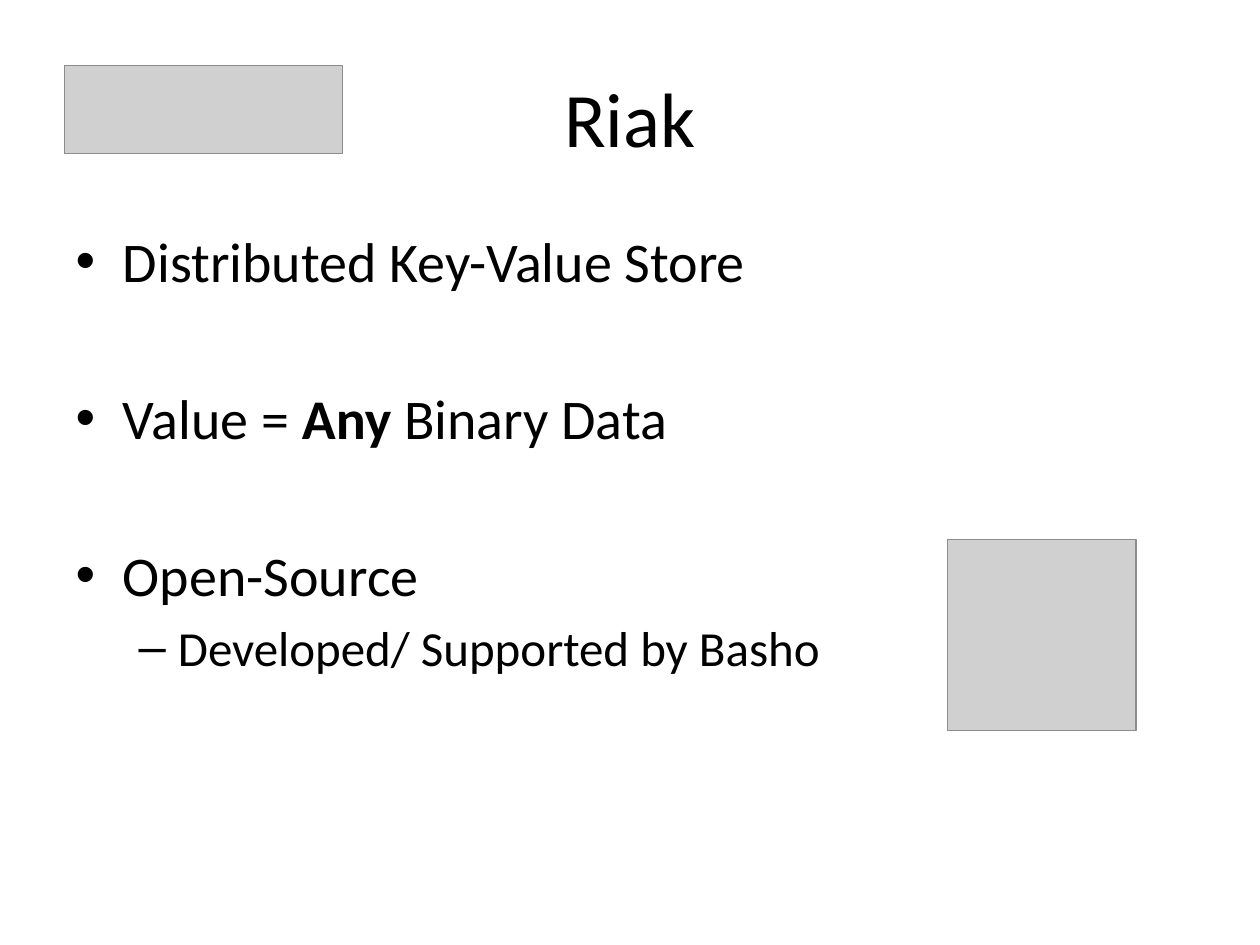
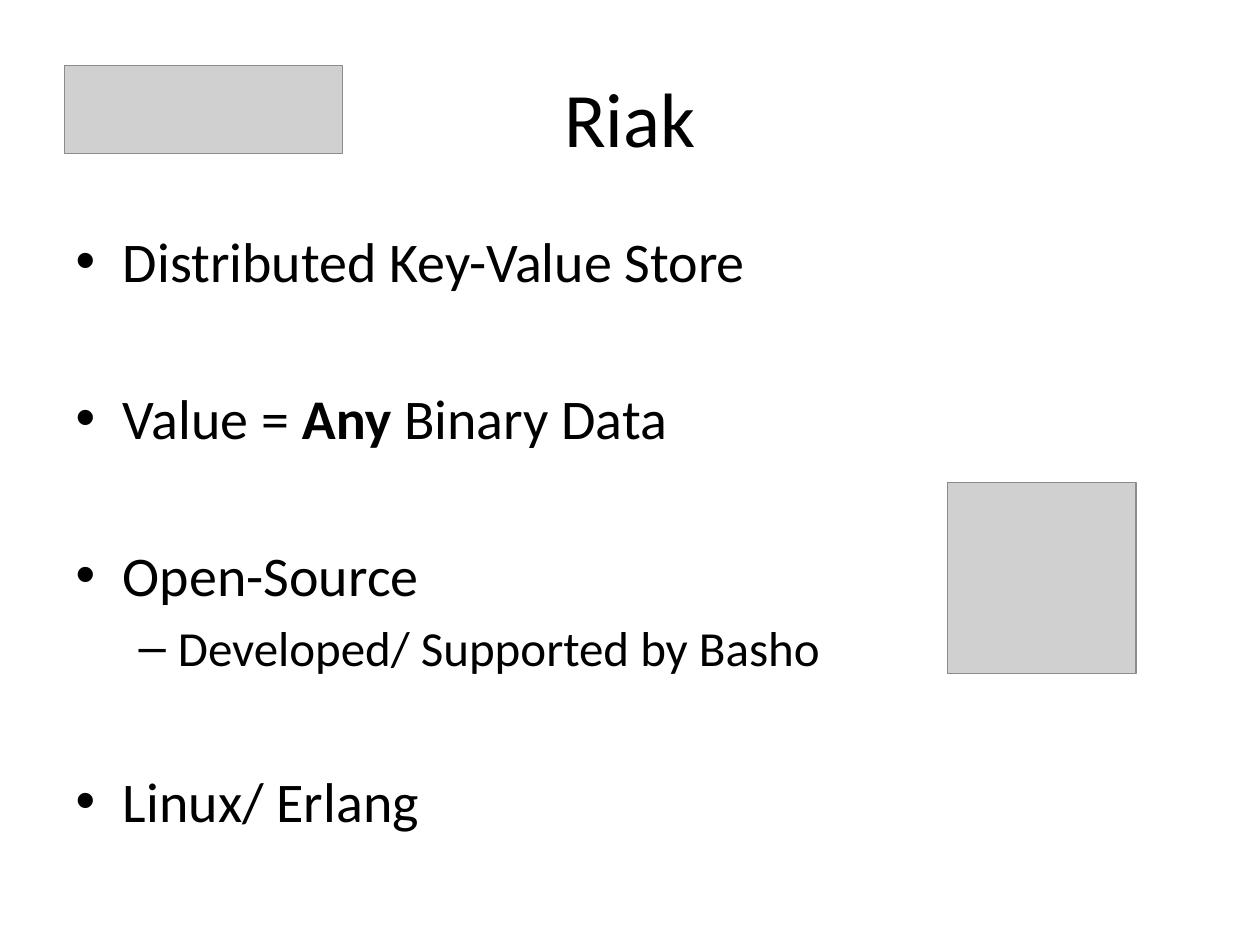
Before and after one commit to alexdgarland/database-demos, a slide deck: slide 37 of Slides/Not Only SQL - Picking A Database for DotNET.pptx. Drawn at 1260x945 pixels with LibreOffice and Linux fonts; fonts in the diff are those of the drawing; grey boxes stand for pictures. Boxes give left, top, right and bottom in pixels: in the first picture for what was removed or moved away, otherwise in the second. Text is boxed around its words. In the diff, an @@ line names an element or a change of style, - is before the commit and + after.

```diff
--- a/Slides/Not Only SQL - Picking A Database for DotNET.pptx
+++ b/Slides/Not Only SQL - Picking A Database for DotNET.pptx
@@ picture moved from (x1=948, y1=539, x2=1137, y2=731) to (x1=948, y1=483, x2=1137, y2=674) @@
@@ text at (x1=123, y1=783, x2=419, y2=832): paragraph added @@
+• Linux/ Erlang
```
Also in this commit, not shown: 7 other slides changed, 3 slides added, 4 slides removed, 1 other file.
